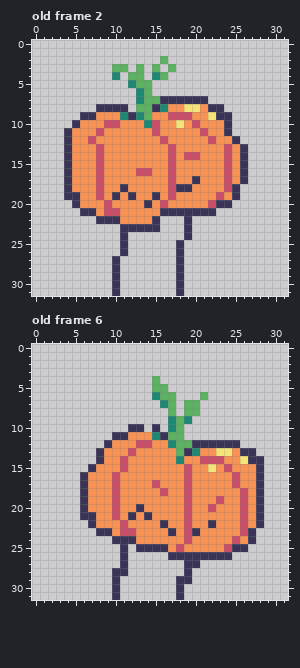
File history of a pixel-art file, Sprites/Kin/kin2.ase. That is the earlier state.
32x32 pixels, 21 frames. Shown: old frame 2, old frame 6. The commit also changed other frames, which this record leaves out.
Once edited:
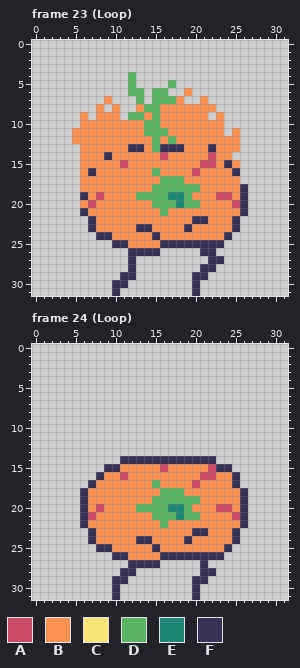
Palette (. is transparent): A #cb4d68  B #f99252  C #f7e476  D #5bb361  E #1e8875  F #393457
A new or re-ordered frame is compared with the old frame closest to it.
Diff:
frames 21 -> 30
Changed rows in their new state; - is an unchanged pixel.
Frame 23 (Loop) is new; against old frame 2:
first column x 4:
 2 ------------.----------
 3 ------..-.-.-.---------
 4 ------.--.-..----------
 5 --------D..--D---------
 6 --------DD.DD--B-------
 7 -----B---D.-DDB..B-----
 8 ----B.B.-B-DB--BB-B.---
 9 --B.---.DDBD-BBB--.B.--
10 -.---BB---DD--B-B---.--
11 .---B-----DDD----B--.B-
12 .--B-------DBD----B--B-
13 ..--B---FF-DFFF---F-B-.
14 ..--BF------AB-BB-A-B..
15 ..--B--A-----B---AA-F-.
16 ..-FB----BBD-B--A---BF.
17 ..--B-------DDD-B---B-.
18 ..--B--B---DDDDDD---BBF
19 ..F---B-BDDDDEED----ABF
20 -.-A-B----BDDDEDD-BBBAF
21 ---B-BB-----DBBBBBBBBBF
22 ---FBBB----BBBBBFFBBBF-
23 ---FBBBBB--BBBB-BBBBBF-
24 ----FFBBBBBFBBBBBBBBF--
25 ------F-BBBBFF-FFFFF---
26 -------.FFFF--.--FF----
27 ------.-F-----.---FF---
28 ------.-F-----.--FF----
29 ------.FF-----.-FF-----
30 -------F------.-F------
31 --------------.-F------
Frame 24 (Loop) is new; against old frame 6:
first column x 6:
 4 ---------.-------------
 5 ---------..------------
 6 ---------...---.-------
 7 ----------..-..--------
 8 -----------.-..--------
 9 -----------...---------
10 ------..-.-..----------
11 ----.........----------
12 ---.................---
13 --....................-
14 --...FFFFFFFFFFFF......
15 -..FFB----A--B--AFF....
16 ..F-BA-------B-AA--F...
17 .F--B----D---BA----F...
18 ----B-----DDDB------F..
19 ----B----DDDDDD--B--F..
20 --A-B--DDDDEED--BAA-F..
21 -A--B-B-BDDDEDD----AF..
22 FB---B----D--B--B---F..
23 -FBB-BB----B-B-F---F..-
24 -FBBBBBFF----F-----F..-
25 --FFBBBBB-B-B-----F..--
26 ----F-BBBBF-------.----
27 -----.FFFF---..F-------
28 ----.-F------.-FF------
29 -----F------..FF-------
30 ------------.-F--------
31 ------------.-F--------
Pixel boxes of the changes (left, top, right, bottom) in both pictures:
changed: (64, 56, 248, 296)
changed: (80, 376, 264, 600)
